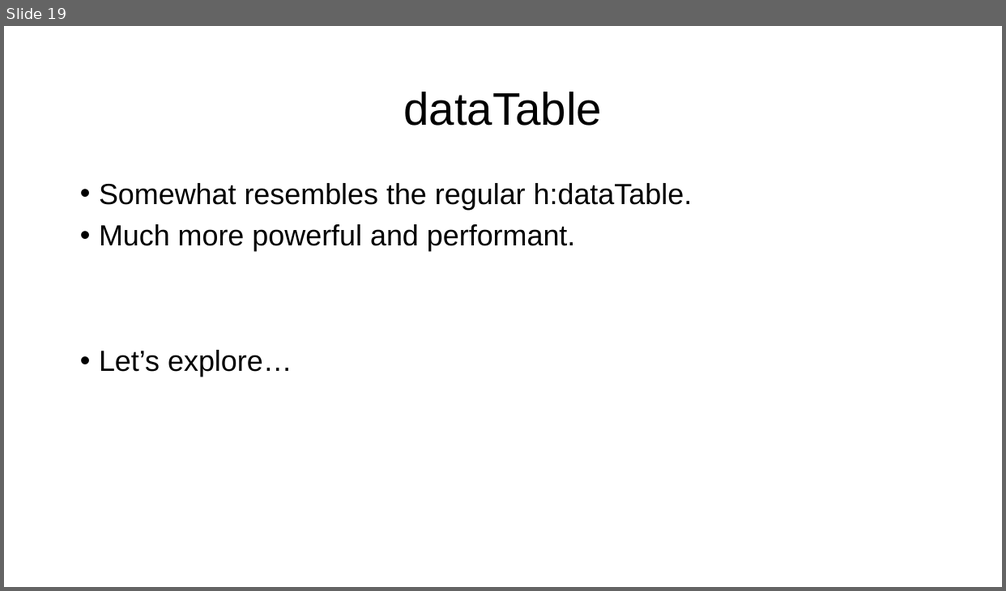
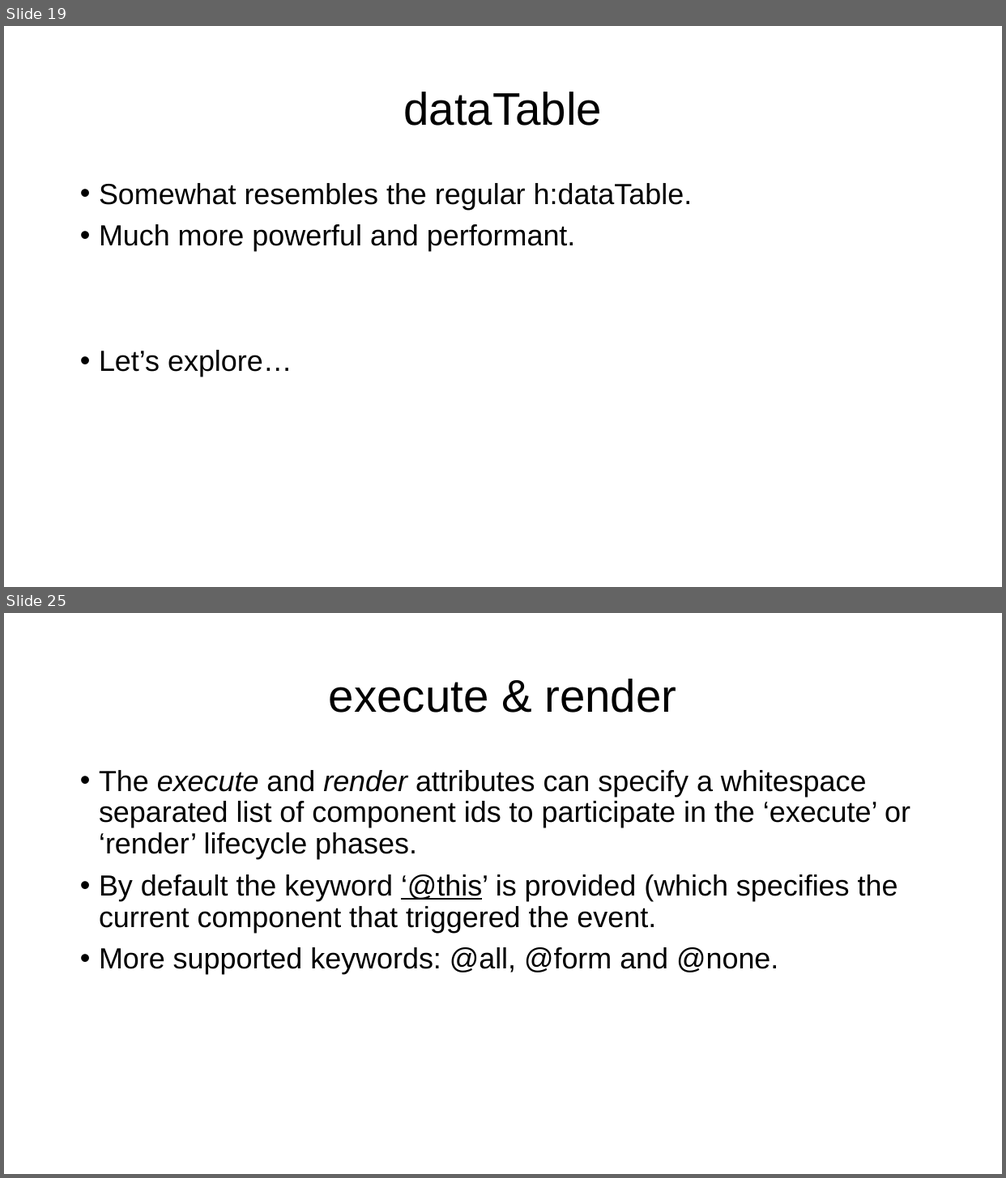
Before and after one commit to shimib/jjsf, a slide deck: jsf_part3.pptx. Shown one above the other, each under a label of ours: slide 19 before the commit, slides 19 and 25 after it; the slides between them are not shown. The pictures are 1006x591 and 1006x1178 pixels, drawn with LibreOffice and Linux fonts; fonts in the diff are those of the drawing; background and template pictures are left out. Boxes give left, top, right and bottom in pixels: in the first picture for what was removed or moved away, otherwise in the second. Text is boxed around its words. In the diff, an @@ line names an element or a change of style, - is before the commit and + after.

```diff
--- a/jsf_part3.pptx
+++ b/jsf_part3.pptx
@@ slide 25 added at (4,613,1002,1174), background #FFFFFF @@
@@ title added at (329,679,676,713), 44 pt, text #000000 @@
+execute & render
@@ text added at (99,770,910,974), 28 pt, text #000000 @@
+• The execute and render attributes can specify a whitespace separated list of component ids to participate in the ‘execute’ or ‘render’ lifecycle phases.
+• By default the keyword ‘@this’ is provided (which specifies the current component that triggered the event.
+• More supported keywords: @all, @form and @none.
```
Also in this commit, not shown: 6 other slides added, 1 other file.
